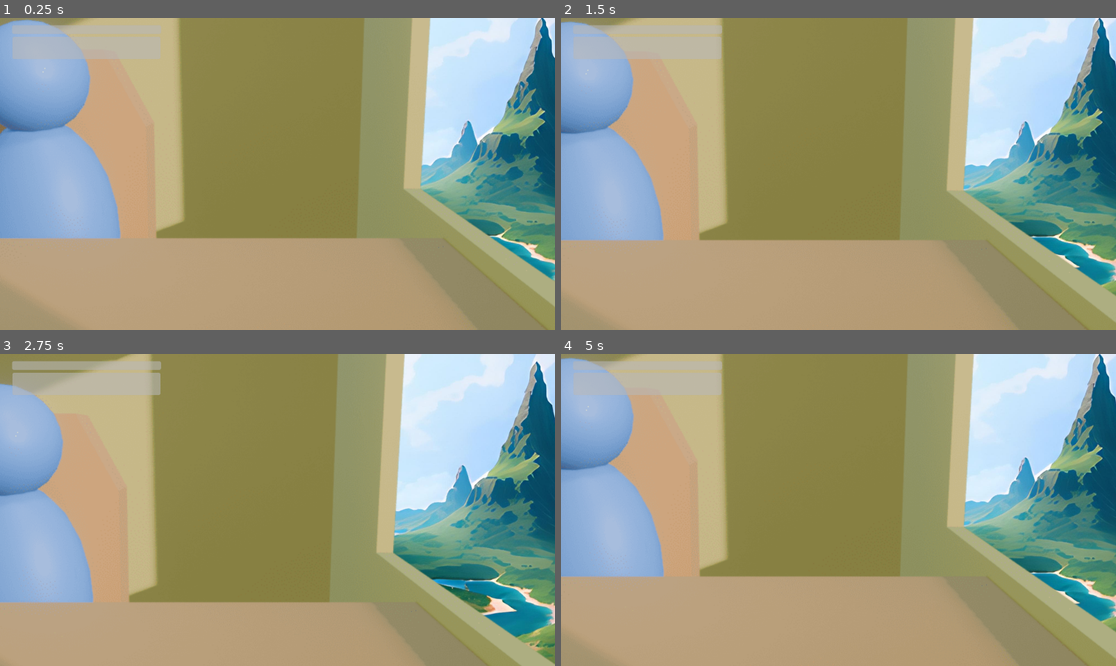
Above: before the commit, frames 1-4 (two rows, left to right).
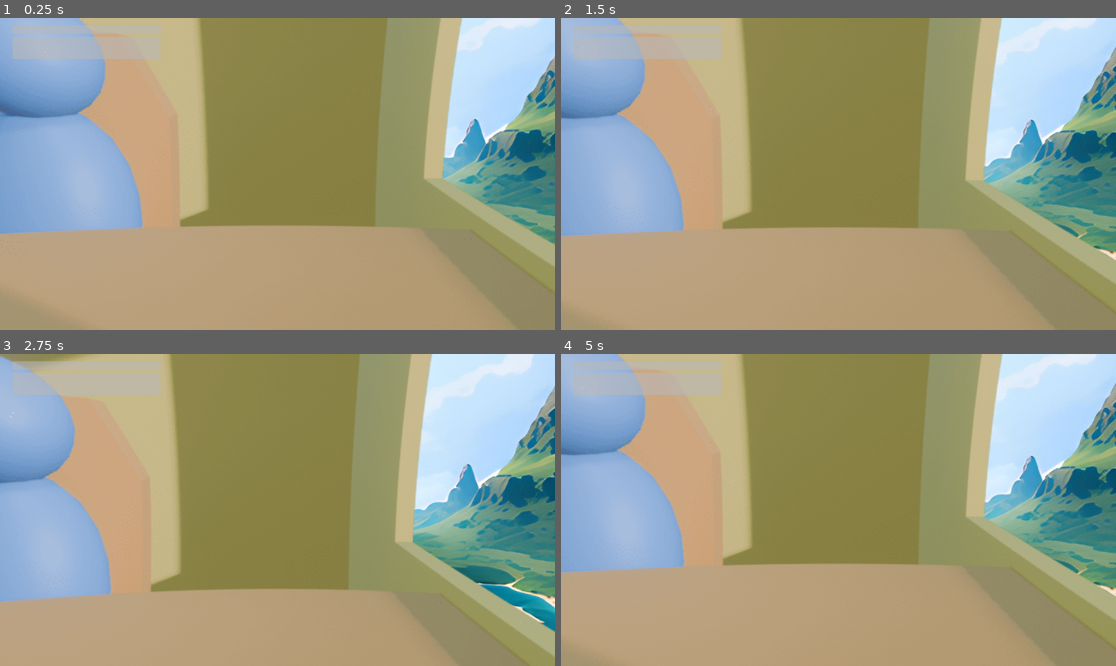
Above: after the commit, the same moments.

Repository: AleDeNic/phony-game
Game: Godot game, scene res://scenes/world.tscn
The game is run twice, just before and just after one commit, with the same random seed, the same clock (stepped at 60 frames per second) and the same inputs. Sound files missing from this copy of the repository are replaced by a short silence.
Inputs (mouse positions are in pixels of both pictures, inside the frame that each line leads up to):
- Up to frame 1 (0.25 s): no input
- Up to frame 2 (1.5 s): tap Enter at 0.5 s; move the mouse to (960, 158) at 0.52 s; move the mouse to (727, 189) at 1.27 s
- Up to frame 3 (2.75 s): move the mouse to (333, 441) at 2.02 s
- Up to frame 4 (5 s): move the mouse to (810, 572) at 2.77 s; move the mouse to (1005, 556) at 3.52 s; move the mouse to (672, 463) at 4.27 s

The runs differ from the first frame. In frame 1, 26% of the frame differs, in the area x 0-100%, y 0-100%; in frame 2, 25%; in frame 3, 27%; in frame 4, 25%.

Commit message:
feature -> added fisheye effect

Diff:
--- a/scenes/environment.tscn
+++ b/scenes/environment.tscn
@@ -1,92 +1,7 @@
-[gd_scene load_steps=18 format=3 uid="uid://cw0nk6gkudho2"]
+[gd_scene load_steps=7 format=3 uid="uid://cw0nk6gkudho2"]
 
 [ext_resource type="Texture2D" uid="uid://brfshqyxfujus" path="res://assets/images/hdri_env2.jpg" id="1_cbrwh"]
-[ext_resource type="Shader" path="res://shaders/blur.gdshader" id="2_64nm5"]
 [ext_resource type="Texture2D" uid="uid://boeb1bs4un6cw" path="res://assets/images/train-min.png" id="2_km4sw"]
-[ext_resource type="Texture2D" uid="uid://gmpj3incudd2" path="res://assets/images/white.jpg" id="3_7spc2"]
-[ext_resource type="Shader" path="res://shaders/wave.gdshader" id="4_g6mkh"]
-
-[sub_resource type="ShaderMaterial" id="ShaderMaterial_2r01j"]
-shader = ExtResource("2_64nm5")
-shader_parameter/lod = 0.0
-
-[sub_resource type="Animation" id="Animation_hdg3u"]
-length = 0.001
-tracks/0/type = "bezier"
-tracks/0/imported = false
-tracks/0/enabled = true
-tracks/0/path = NodePath(".:material:shader_parameter/lod")
-tracks/0/interp = 1
-tracks/0/loop_wrap = true
-tracks/0/keys = {
-"handle_modes": PackedInt32Array(0),
-"points": PackedFloat32Array(0, -0.25, 0, 0.25, 0),
-"times": PackedFloat32Array(0)
-}
-
-[sub_resource type="Animation" id="Animation_er5i6"]
-resource_name = "blur"
-tracks/0/type = "bezier"
-tracks/0/imported = false
-tracks/0/enabled = true
-tracks/0/path = NodePath(".:material:shader_parameter/lod")
-tracks/0/interp = 1
-tracks/0/loop_wrap = true
-tracks/0/keys = {
-"handle_modes": PackedInt32Array(0, 0),
-"points": PackedFloat32Array(0, -0.25, 0, 0.5, 0, 3, -0.25, 0, 0.25, 0),
-"times": PackedFloat32Array(0, 1)
-}
-
-[sub_resource type="AnimationLibrary" id="AnimationLibrary_iy63a"]
-_data = {
-"RESET": SubResource("Animation_hdg3u"),
-"blur": SubResource("Animation_er5i6")
-}
-
-[sub_resource type="ShaderMaterial" id="ShaderMaterial_dpp2m"]
-shader = ExtResource("4_g6mkh")
-shader_parameter/strength = 0.0
-shader_parameter/center = Vector2(0.5, 0.5)
-shader_parameter/radius = 0.0
-shader_parameter/aberration = 0.425
-shader_parameter/width = 0.0917
-shader_parameter/feather = 0.3
-
-[sub_resource type="Animation" id="Animation_8up8j"]
-length = 0.001
-tracks/0/type = "bezier"
-tracks/0/imported = false
-tracks/0/enabled = true
-tracks/0/path = NodePath(".:material:shader_parameter/radius")
-tracks/0/interp = 1
-tracks/0/loop_wrap = true
-tracks/0/keys = {
-"handle_modes": PackedInt32Array(0),
-"points": PackedFloat32Array(0, -0.25, 0, 0.25, 0),
-"times": PackedFloat32Array(0)
-}
-
-[sub_resource type="Animation" id="Animation_24qli"]
-resource_name = "distortion"
-loop_mode = 1
-tracks/0/type = "bezier"
-tracks/0/imported = false
-tracks/0/enabled = true
-tracks/0/path = NodePath(".:material:shader_parameter/radius")
-tracks/0/interp = 1
-tracks/0/loop_wrap = true
-tracks/0/keys = {
-"handle_modes": PackedInt32Array(0, 0),
-"points": PackedFloat32Array(0, -0.25, 0, 0.25, 0, 1, -0.25, 0, 0.25, 0),
-"times": PackedFloat32Array(0, 1)
-}
-
-[sub_resource type="AnimationLibrary" id="AnimationLibrary_02emw"]
-_data = {
-"RESET": SubResource("Animation_8up8j"),
-"distortion": SubResource("Animation_24qli")
-}
 
 [sub_resource type="WorldBoundaryShape2D" id="WorldBoundaryShape2D_8wvv8"]
 normal = Vector2(0, 1)
@@ -102,32 +17,8 @@
 [node name="Environment" type="Node2D"]
 
 [node name="Background" type="Sprite2D" parent="."]
-position = Vector2(-73, 35)
 scale = Vector2(3.06852, 3.06852)
 texture = ExtResource("2_km4sw")
-
-[node name="Blur" type="Sprite2D" parent="Background"]
-material = SubResource("ShaderMaterial_2r01j")
-position = Vector2(0.651779, 1.90735e-06)
-texture = ExtResource("2_km4sw")
-
-[node name="BlurAnimation" type="AnimationPlayer" parent="Background/Blur"]
-libraries = {
-"": SubResource("AnimationLibrary_iy63a")
-}
-
-[node name="Distortion" type="Sprite2D" parent="Background"]
-visible = false
-material = SubResource("ShaderMaterial_dpp2m")
-position = Vector2(-298.493, 47.4953)
-scale = Vector2(1.15776, 0.867647)
-texture = ExtResource("3_7spc2")
-
-[node name="DistortionAnimation" type="AnimationPlayer" parent="Background/Distortion"]
-libraries = {
-"": SubResource("AnimationLibrary_02emw")
-}
-blend_times = [&"distortion", &"RESET", 1.0, &"distortion", &"distortion", 1.0]
 
 [node name="ParallaxBackground" type="ParallaxBackground" parent="."]
 scroll_ignore_camera_zoom = true
--- a/scenes/player.tscn
+++ b/scenes/player.tscn
@@ -1,9 +1,8 @@
-[gd_scene load_steps=8 format=3 uid="uid://o0205cjoosgq"]
+[gd_scene load_steps=10 format=3 uid="uid://o0205cjoosgq"]
 
 [ext_resource type="Script" path="res://scripts/player.gd" id="1_hwf0t"]
 [ext_resource type="Script" path="res://scripts/camera.gd" id="2_owyey"]
-[ext_resource type="Shader" path="res://shaders/vignette.gdshader" id="3_2g1n5"]
-[ext_resource type="Texture2D" uid="uid://gmpj3incudd2" path="res://assets/images/white.jpg" id="4_v3bi1"]
+[ext_resource type="Shader" path="res://shaders/blur_and_fisheye.gdshader" id="3_qcb8g"]
 
 [sub_resource type="CircleShape2D" id="CircleShape2D_xpx4y"]
 radius = 800.0
@@ -11,11 +10,44 @@
 [sub_resource type="CircleShape2D" id="CircleShape2D_h1w0k"]
 radius = 300.0
 
-[sub_resource type="ShaderMaterial" id="ShaderMaterial_08t4l"]
-shader = ExtResource("3_2g1n5")
-shader_parameter/alpha = 1.0
-shader_parameter/inner_radius = 0.0
-shader_parameter/outer_radius = 1.0
+[sub_resource type="ShaderMaterial" id="ShaderMaterial_mpknl"]
+shader = ExtResource("3_qcb8g")
+shader_parameter/lod = 0.0
+shader_parameter/effect_amount = -0.15
+
+[sub_resource type="Animation" id="Animation_olajn"]
+resource_name = "blur"
+tracks/0/type = "bezier"
+tracks/0/imported = false
+tracks/0/enabled = true
+tracks/0/path = NodePath(".:material:shader_parameter/lod")
+tracks/0/interp = 1
+tracks/0/loop_wrap = true
+tracks/0/keys = {
+"handle_modes": PackedInt32Array(0, 0),
+"points": PackedFloat32Array(0, -0.25, 0, 0.25, 0, 3.5, -0.25, 0, 0.25, 0),
+"times": PackedFloat32Array(0, 1)
+}
+
+[sub_resource type="Animation" id="Animation_fioi8"]
+length = 0.001
+tracks/0/type = "bezier"
+tracks/0/imported = false
+tracks/0/enabled = true
+tracks/0/path = NodePath(".:material:shader_parameter/lod")
+tracks/0/interp = 1
+tracks/0/loop_wrap = true
+tracks/0/keys = {
+"handle_modes": PackedInt32Array(0),
+"points": PackedFloat32Array(0, -0.25, 0, 0.25, 0),
+"times": PackedFloat32Array(0)
+}
+
+[sub_resource type="AnimationLibrary" id="AnimationLibrary_vw4tr"]
+_data = {
+"RESET": SubResource("Animation_fioi8"),
+"blur": SubResource("Animation_olajn")
+}
 
 [node name="Player" type="CharacterBody2D"]
 collision_layer = 4
@@ -36,9 +68,32 @@
 position_smoothing_enabled = true
 script = ExtResource("2_owyey")
 
-[node name="Vignette" type="Sprite2D" parent="."]
-visible = false
-z_index = 3
-material = SubResource("ShaderMaterial_08t4l")
-scale = Vector2(1.518, 1.10505)
-texture = ExtResource("4_v3bi1")
+[node name="BlurFisheyeControl" type="Control" parent="."]
+layout_mode = 3
+anchors_preset = 8
+anchor_left = 0.5
+anchor_top = 0.5
+anchor_right = 0.5
+anchor_bottom = 0.5
+grow_horizontal = 2
+grow_vertical = 2
+
+[node name="BlurFisheyeArea" type="ColorRect" parent="BlurFisheyeControl"]
+material = SubResource("ShaderMaterial_mpknl")
+layout_mode = 1
+anchors_preset = 8
+anchor_left = 0.5
+anchor_top = 0.5
+anchor_right = 0.5
+anchor_bottom = 0.5
+offset_left = -3180.0
+offset_top = -1920.0
+offset_right = 3178.0
+offset_bottom = 1921.0
+grow_horizontal = 2
+grow_vertical = 2
+
+[node name="BlurFisheyeAnimation" type="AnimationPlayer" parent="BlurFisheyeControl/BlurFisheyeArea"]
+libraries = {
+"": SubResource("AnimationLibrary_vw4tr")
+}
--- a/scenes/world.tscn
+++ b/scenes/world.tscn
@@ -158,9 +158,6 @@
 
 [node name="World" type="Node2D"]
 
-[node name="Player" parent="." instance=ExtResource("9_o22lg")]
-unique_name_in_owner = true
-
 [node name="AudioManager" parent="." instance=ExtResource("12_3unc5")]
 
 [node name="HUD" parent="." instance=ExtResource("12_cfln2")]
@@ -172,6 +169,7 @@
 [node name="Environment" parent="." instance=ExtResource("2_scdex")]
 
 [node name="Phone" type="Area2D" parent="."]
+z_index = 3
 position = Vector2(0, 1250)
 collision_mask = 4
 script = ExtResource("7_lhypb")
@@ -231,6 +229,9 @@
 
 [node name="DialogueManager" type="Node2D" parent="."]
 script = ExtResource("11_usk0d")
+
+[node name="Player" parent="." instance=ExtResource("9_o22lg")]
+unique_name_in_owner = true
 
 [connection signal="area_entered" from="Phone" to="Phone" method="_on_area_entered"]
 [connection signal="area_exited" from="Phone" to="Phone" method="_on_area_exited"]
--- a/scripts/phone.gd
+++ b/scripts/phone.gd
@@ -4,8 +4,7 @@
 @onready var timer: Timer = $PhoneTimer
 @onready var phone_sprite: Sprite2D = $PhoneSprite
 @onready var phone_animation: AnimationPlayer = $PhoneSprite/PhoneAnimation
-@onready var blur_animation: AnimationPlayer = $"../Environment/Background/Blur/BlurAnimation"
-@onready var distortion_animation: AnimationPlayer = $"../Environment/Background/Distortion/DistortionAnimation"
+@onready var blur_fisheye_animation: AnimationPlayer = $"../Player/BlurFisheyeControl/BlurFisheyeArea/BlurFisheyeAnimation"
 @onready var camera: Camera2D = $"../Player/Camera2D"
 
 var is_zooming_out: bool
@@ -22,19 +21,16 @@
 	phone_sprite.z_index = 2
 	game_manager.brain_energy -= game_manager.multitasking_cost
 	phone_scale(scale_up_speed)
-	blur_animation.speed_scale = 0.4
-	blur_animation.play("blur")
-	distortion_animation.speed_scale = 0.5
-	distortion_animation.play("distortion")
+	blur_fisheye_animation.speed_scale = 0.2
+	blur_fisheye_animation.play("blur")
 	camera.start_zoom(camera.phone_zoom_value, camera.phone_zoom_speed)
 
 func _on_area_exited(_area: Area2D) -> void:
 	is_zooming_out = true
 	timer.stop()
 	phone_scale(scale_down_speed)
-	blur_animation.speed_scale = 3
-	blur_animation.play_backwards("blur")
-	distortion_animation.play("RESET")
+	blur_fisheye_animation.speed_scale = 3
+	blur_fisheye_animation.play_backwards("blur")
 	camera.start_zoom(camera.default_zoom_value, camera.reset_zoom_speed)
 
 func _on_phone_animation_animation_finished(_anim_name: StringName) -> void:
--- a/scripts/player.gd
+++ b/scripts/player.gd
@@ -24,7 +24,6 @@
 	var current_mouse_pos: Vector2 = get_viewport().get_mouse_position()
 	var viewport_size: Vector2 = get_viewport().get_visible_rect().size
 	var center_position: Vector2 = viewport_size / 2
-
 	var mouse_movement: Vector2 = current_mouse_pos - center_position
 	reset_mouse_to_center()
 
--- a/scripts/window.gd
+++ b/scripts/window.gd
@@ -3,7 +3,6 @@
 @onready var game_manager: Node2D = %GameManager
 @onready var timer: Timer = $WindowTimer
 @onready var camera: Camera2D = $"../Player/Camera2D"
-@onready var blur_animation: AnimationPlayer = $"../Environment/Background/Blur/BlurAnimation"
 @onready var player: CharacterBody2D = %Player
 @onready var audio_manager: Node2D = $"../AudioManager"
 
--- /dev/null
+++ b/shaders/blur_and_fisheye.gdshader
@@ -0,0 +1,57 @@
+shader_type canvas_item;
+
+uniform sampler2D SCREEN_TEXTURE : hint_screen_texture, filter_linear_mipmap;
+uniform float lod: hint_range(0.0, 5.0) = 2.0;
+uniform float effect_amount : hint_range(-2.5, 2.5) = 0.8;
+
+void fragment() {
+    // Fetch screen resolution
+    vec2 iResolution = 1.0 / SCREEN_PIXEL_SIZE;
+    vec4 fragCoord = FRAGCOORD;
+
+    // Normalized coordinates
+    vec2 p = fragCoord.xy / iResolution.x;
+
+    // Screen proportion
+    float prop = iResolution.x / iResolution.y;
+
+    // Center coordinates
+    vec2 m = vec2(0.5, 0.5 / prop);
+
+    // Vector from center to current fragment
+    vec2 d = p - m;
+
+    // Distance of pixel from center
+    float r = sqrt(dot(d, d));
+
+    float power = effect_amount;
+
+    // Radius of 1:1 effect
+    float bind;
+    if (power > 0.0) {
+        bind = sqrt(dot(m, m));
+    } else {
+        if (prop < 1.0) {
+            bind = m.x;
+        } else {
+            bind = m.y;
+        }
+    }
+
+    // UV coordinates for fisheye effect
+    vec2 uv;
+    if (power > 0.0) {
+        uv = m + normalize(d) * tan(r * power) * bind / tan(bind * power);
+    } else if (power < 0.0) {
+        uv = m + normalize(d) * atan(r * -power * 10.0) * bind / atan(-power * bind * 10.0);
+    } else {
+        uv = p;
+    }
+    uv.y *= prop;
+
+    // Apply blur effect to the texture
+    vec4 blurredColor = texture(SCREEN_TEXTURE, uv, lod);
+
+    // Output the combined effect
+    COLOR = blurredColor;
+}
--- /dev/null
+++ b/shaders/fisheye.gdshader
@@ -0,0 +1,58 @@
+// Converted from https://www.shadertoy.com/view/td2GzW
+shader_type canvas_item;
+uniform sampler2D SCREEN_TEXTURE : hint_screen_texture, filter_linear_mipmap;
+
+// Anti fish eye (negative amount) / fish eye (positive)
+uniform float effect_amount : hint_range(-2.5, 2.5) = 0.8;
+
+void fragment() {
+	// glsl -> godot shader
+	vec2 iResolution = 1.0 / SCREEN_PIXEL_SIZE;
+	vec4 fragCoord = FRAGCOORD;
+
+	//normalized coords
+	vec2 p = fragCoord.xy / iResolution.x;
+
+	//screen proroption
+	float prop = iResolution.x / iResolution.y;
+
+	//center coords
+	vec2 m = vec2(0.5, 0.5 / prop);
+
+	//vector from center to current fragment
+	vec2 d = p - m;
+
+	// distance of pixel from center
+	float r = sqrt(dot(d, d));
+
+	float power = effect_amount;
+
+	//radius of 1:1 effect
+	float bind;
+
+	//stick to borders
+	if (power > 0.0)
+		bind = sqrt(dot(m, m));
+	else {
+		if (prop < 1.0)
+    		bind = m.x;
+    	else
+        	bind = m.y;
+	}
+
+	vec2 uv;
+	//fisheye
+	if (power > 0.0)
+		uv = m + normalize(d) * tan(r * power) * bind / tan( bind * power);
+	//antifisheye
+	else if (power < 0.0)
+		uv = m + normalize(d) * atan(r * -power * 10.0) * bind / atan(-power * bind * 10.0);
+	//no effect for power = 1.0
+	else
+		uv = p;
+    uv.y *= prop;
+
+	vec3 col = texture(SCREEN_TEXTURE, uv).rgb;
+
+	COLOR = vec4(col, 1.0);
+}
